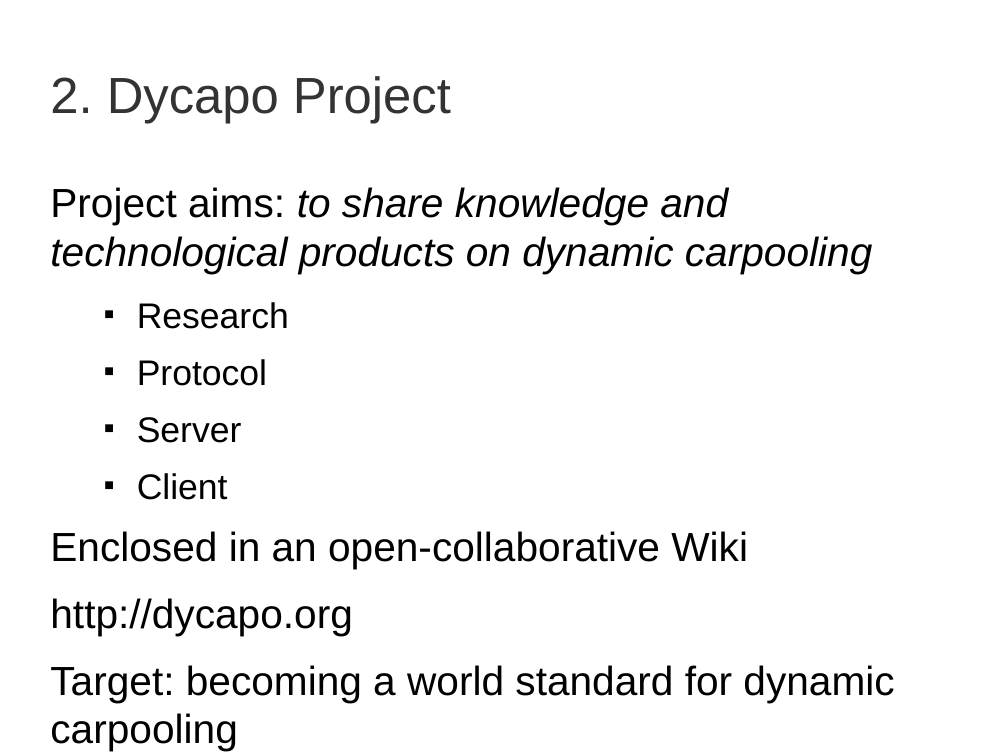
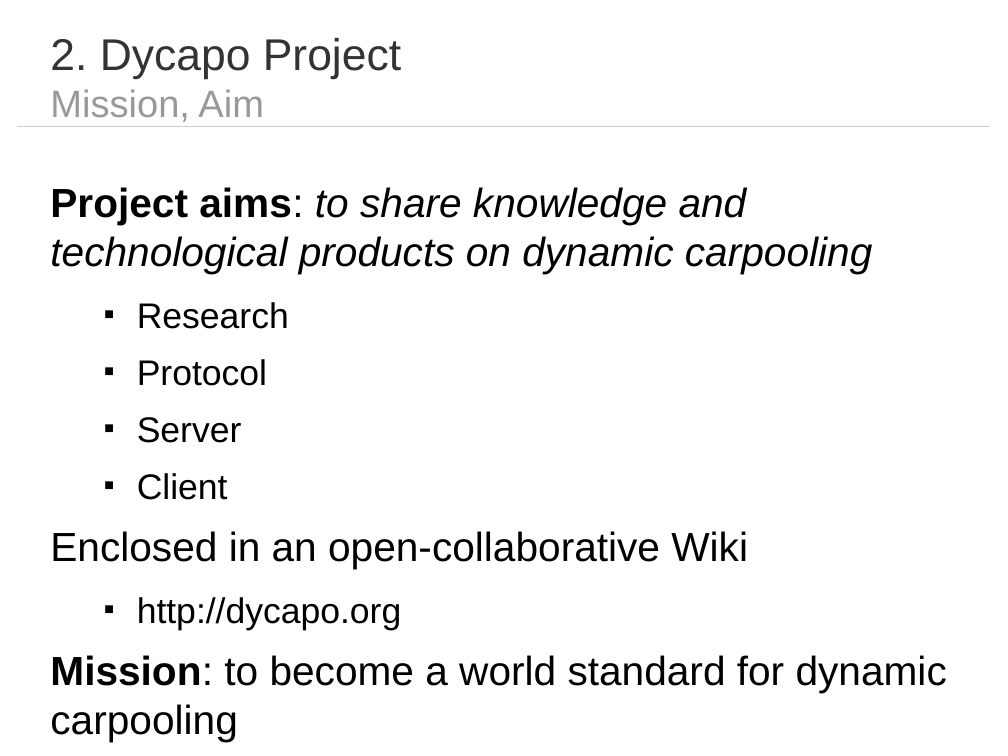
Before and after one commit to dgraziotin/dycapo-thesis, a slide deck: slide 7 of presentation/dycapo.odp. Drawn at 1008x756 pixels with LibreOffice and Linux fonts; fonts in the diff are those of the drawing. Boxes give left, top, right and bottom in pixels: in the first picture for what was removed or moved away, otherwise in the second. Text is boxed around its words. In the diff, an @@ line names an element or a change of style, - is before the commit and + after.

```diff
--- a/presentation/dycapo.odp
+++ b/presentation/dycapo.odp
@@ title at box(50, 37, 401, 122): text changed; size 40 to 35 pt @@
-2. Dycapo Project
+2. Dycapo Project
+Mission, Aim
@@ line added from (18, 126) to (991, 126), #CCCCCC 0 pt @@
@@ text at box(50, 187, 872, 630): bold on in "Project aims:"; size 32 to 28 pt in "http://dycapo.org"; bullet none to ■; list level 1 to 2 in "http://dycapo.org" @@
@@ text at box(50, 655, 947, 693): text changed @@
-Target: becoming a world standard for dynamic carpooling
+Mission: to become a world standard for dynamic carpooling
```
Also in this commit, not shown: 11 other slides changed, 1 slide added, 1 slide removed.
